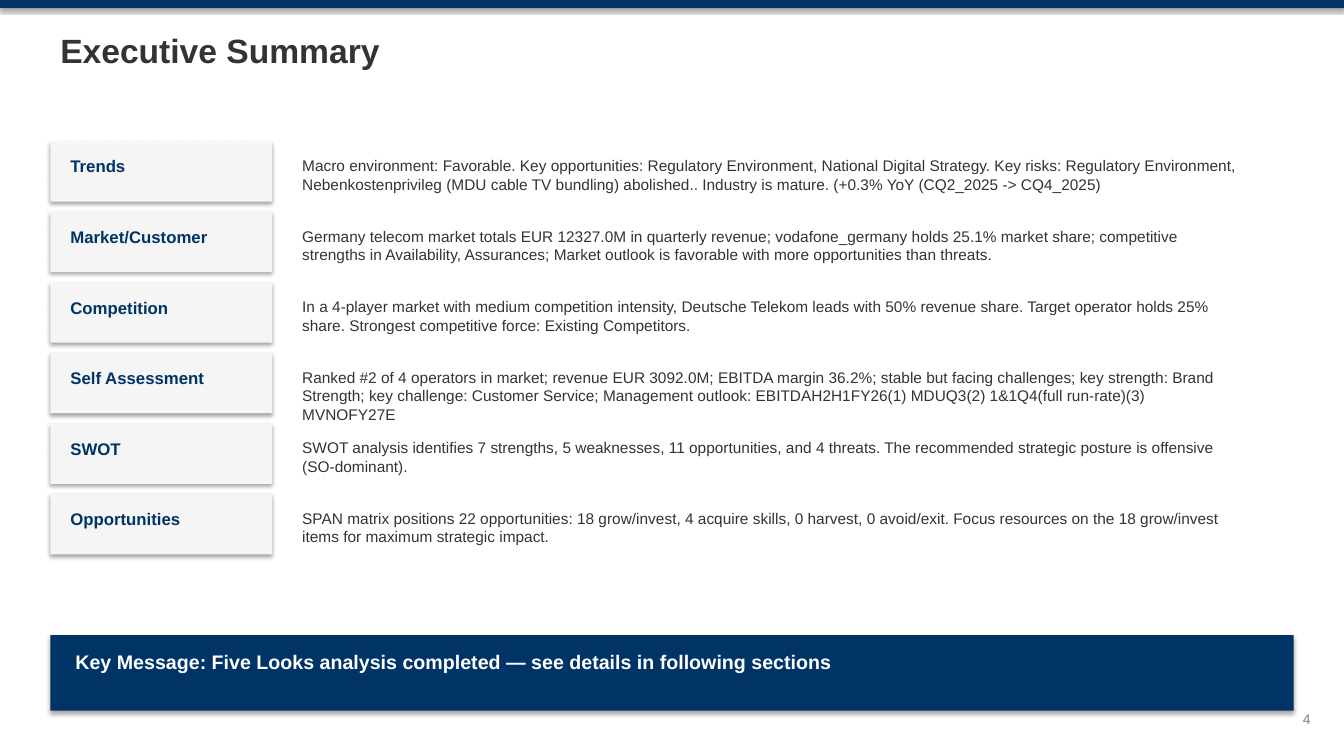
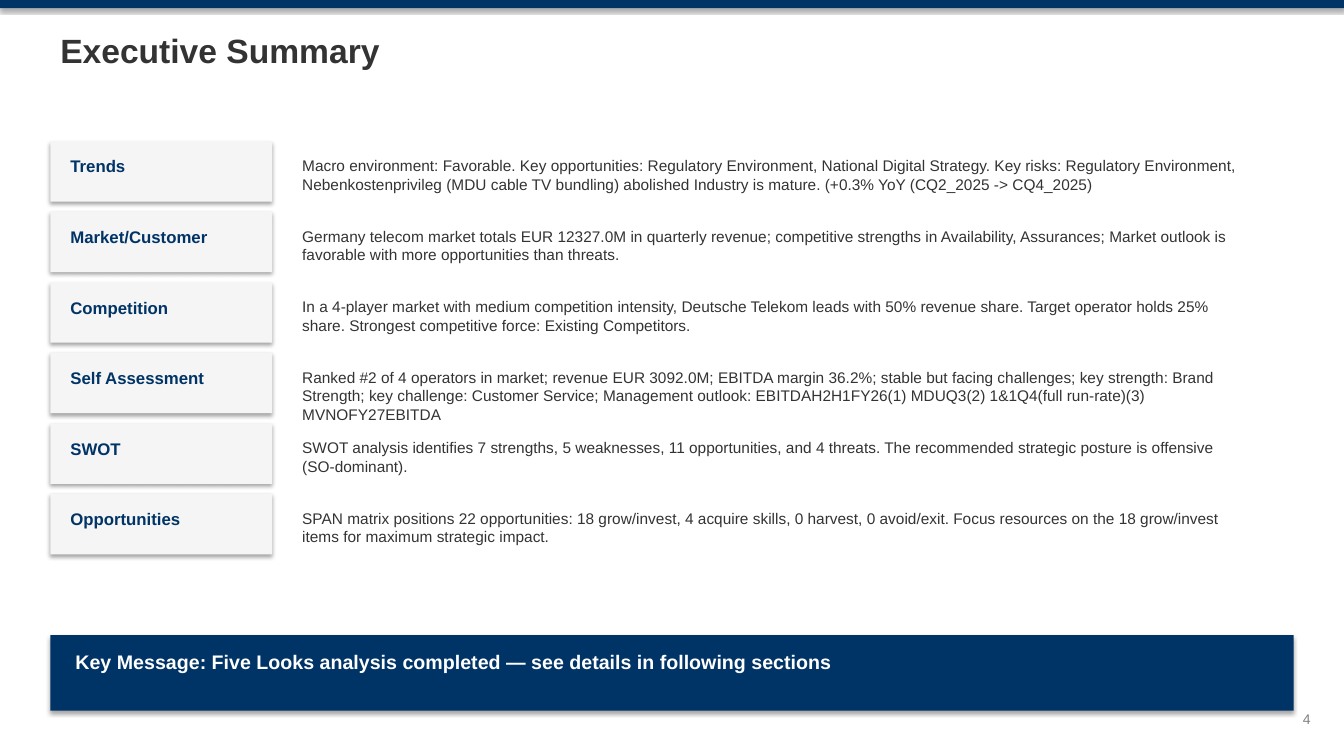
Before and after one commit to mypinseeker/BLM-Financial-Report-Analysis, a slide deck: slide 4 of reports/germany/vodafone_germany/CQ4_2025/blm_vodafone_germany_analysis_cq4_2025.pptx. Drawn at 1344x756 pixels with LibreOffice and Linux fonts; fonts in the diff are those of the drawing. Boxes give left, top, right and bottom in pixels: in the first picture for what was removed or moved away, otherwise in the second. Text is boxed around its words. In the diff, an @@ line names an element or a change of style, - is before the commit and + after.

```diff
--- a/reports/germany/vodafone_germany/CQ4_2025/blm_vodafone_germany_analysis_cq4_2025.pptx
+++ b/reports/germany/vodafone_germany/CQ4_2025/blm_vodafone_germany_analysis_cq4_2025.pptx
@@ text at [302, 160, 1235, 193]: text changed @@
-Macro environment: Favorable. Key opportunities: Regulatory Environment, National Digital Strategy. Key risks: Regulatory Environment, Nebenkostenprivileg (MDU cable TV bundling) abolished.. Industry is mature. (+0.3% YoY (CQ2_2025 -> CQ4_2025)
+Macro environment: Favorable. Key opportunities: Regulatory Environment, National Digital Strategy. Key risks: Regulatory Environment, Nebenkostenprivileg (MDU cable TV bundling) abolished Industry is mature. (+0.3% YoY (CQ2_2025 -> CQ4_2025)
@@ text at [302, 231, 1226, 263]: text changed @@
-Germany telecom market totals EUR 12327.0M in quarterly revenue; vodafone_germany holds 25.1% market share; competitive strengths in Availability, Assurances; Market outlook is favorable with more opportunities than threats.
+Germany telecom market totals EUR 12327.0M in quarterly revenue; competitive strengths in Availability, Assurances; Market outlook is favorable with more opportunities than threats.
@@ text at [302, 372, 1213, 420]: text changed @@
-Ranked #2 of 4 operators in market; revenue EUR 3092.0M; EBITDA margin 36.2%; stable but facing challenges; key strength: Brand Strength; key challenge: Customer Service; Management outlook: EBITDAH2H1FY26(1) MDUQ3(2) 1&1Q4(full run-rate)(3) MVNOFY27E
+Ranked #2 of 4 operators in market; revenue EUR 3092.0M; EBITDA margin 36.2%; stable but facing challenges; key strength: Brand Strength; key challenge: Customer Service; Management outlook: EBITDAH2H1FY26(1) MDUQ3(2) 1&1Q4(full run-rate)(3) MVNOFY27EBITDA
```
Also in this commit, not shown: 9 other slides changed, 13 other files.
